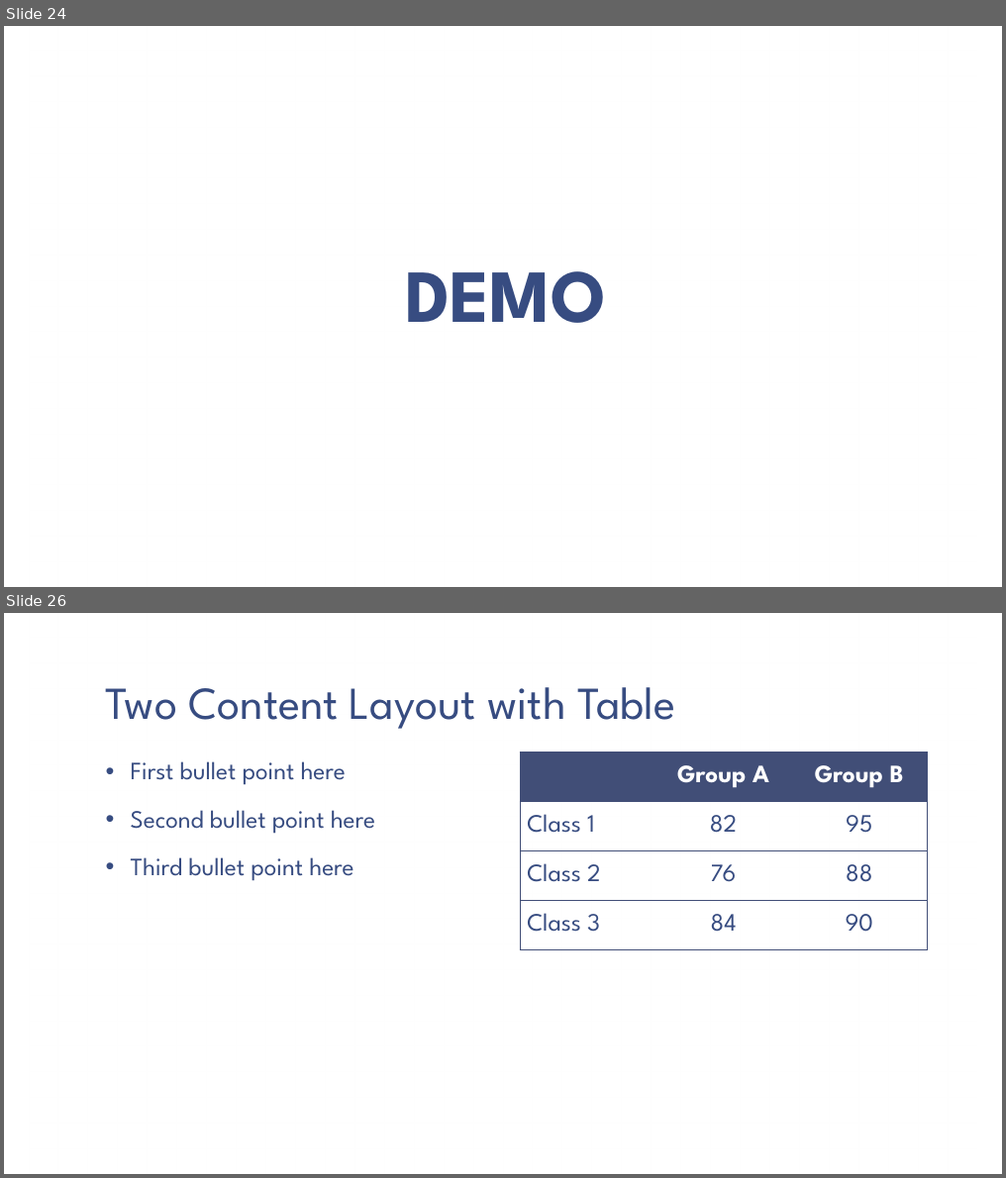
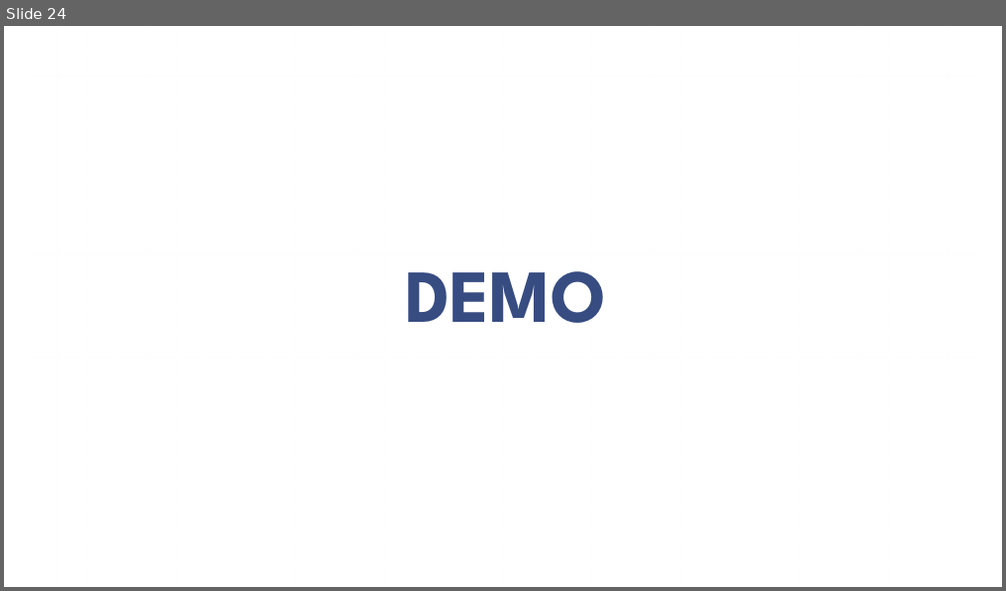
Before and after one commit to cfclick/CFSummit2016, a slide deck: powerpoint/SmartPDF/Don't Just PDF.pptx. Shown one above the other, each under a label of ours: slides 24 and 26 before the commit, slide 24 after it; the slides between them are not shown. The pictures are 1006x1178 and 1006x591 pixels, drawn with LibreOffice and Linux fonts; fonts in the diff are those of the drawing; background and template pictures are left out. Boxes give left, top, right and bottom in pixels: in the first picture for what was removed or moved away, otherwise in the second. Text is boxed around its words. In the diff, an @@ line names an element or a change of style, - is before the commit and + after.

Commit message:
working on power point slide

```diff
--- a/powerpoint/SmartPDF/Don't Just PDF.pptx
+++ b/powerpoint/SmartPDF/Don't Just PDF.pptx
@@ slide 26 removed at box(4, 613, 1002, 1174), background picture (left out); not listed: 1 template element that a slide beside it also shows @@
@@ title removed at box(106, 687, 675, 729) @@
-Two Content Layout with Table
@@ table removed at box(520, 753, 927, 950), 4 rows, 3 columns @@
- | Group A | Group B
-Class 1 | 82 | 95
-Class 2 | 76 | 88
-Class 3 | 84 | 90
@@ text removed at box(131, 761, 375, 881) @@
-• First bullet point here
-• Second bullet point here
-• Third bullet point here
```
Also in this commit, not shown: 7 slides changed, 7 other slides removed, 5 other files.
